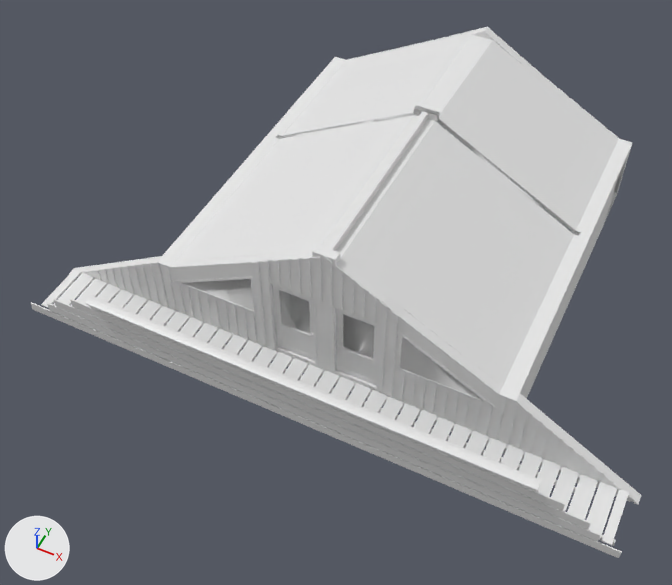
Renders of the FBX model Assets/Models/3-floor.fbx from each side of a commit.
Both versions are drawn from a 50 mm camera at (16.8, -18.8, 24.8) aimed at (8.8, -2.9, 4.9). Lighting does not change. The marker at lower left points along +X, +Y and +Z. Where no turn or scale is listed for an object, it has been applied to the vertices. Vertices at the same position are counted once.

In view in the first picture: '3. etasje', '3. etasje tak', '3rdfloor_veranda_door2', '3rdfloor_veranda_door2.001', 'trekant vinduer', 'verande'.
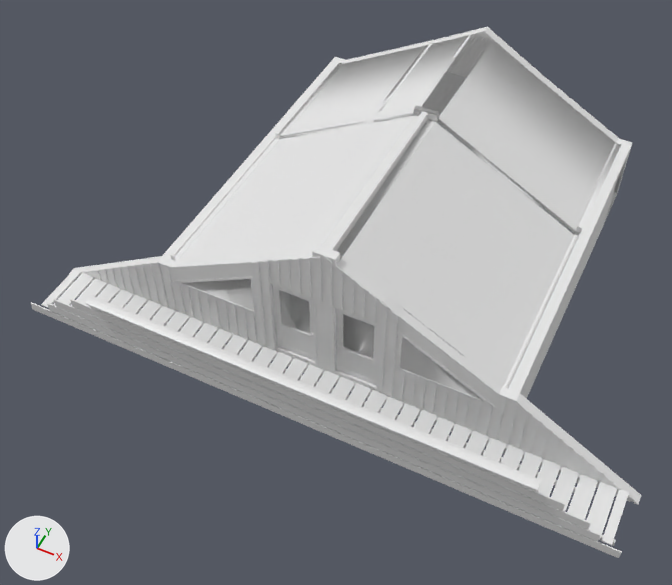
The change, as a list of edits to the scene's bpy script:
```text
Change me_plane_007:
    used by ob_3__etasje_tak; location = (8.3, -2.11, 8.9)
    remove me_plane_007.from_pydata(...)  # 1475 vertices, 1255 faces; spans x -3.52..6.28, y -2.82..7.59, z -2.86..-0.2
    add me_plane_007.from_pydata(...)  # 1451 vertices, 1112 faces; spans x -3.52..6.28, y -2.82..7.59, z -2.86..-0.37
    me_plane_007 part 1
    24 vertices are removed from x -3.52..6.26, y -2.82..7.59, z -2.64..-0.2
    143 faces are deleted
Change ob_3__etasje_tak:
    ob_3__etasje_tak.location: (8.3, -2.11, 8.9) -> (8.3, -2.11, 9.07)
```

Boxes (x1, y1, x2, y2) around the edits, measured in the pictures (672 x 585 px):
'3. etasje tak', reshaped, moved
    before: (171, 35, 621, 388)
    after: (170, 35, 621, 388)
part 1 of me_plane_007, deleted
    before: (171, 35, 621, 388)
